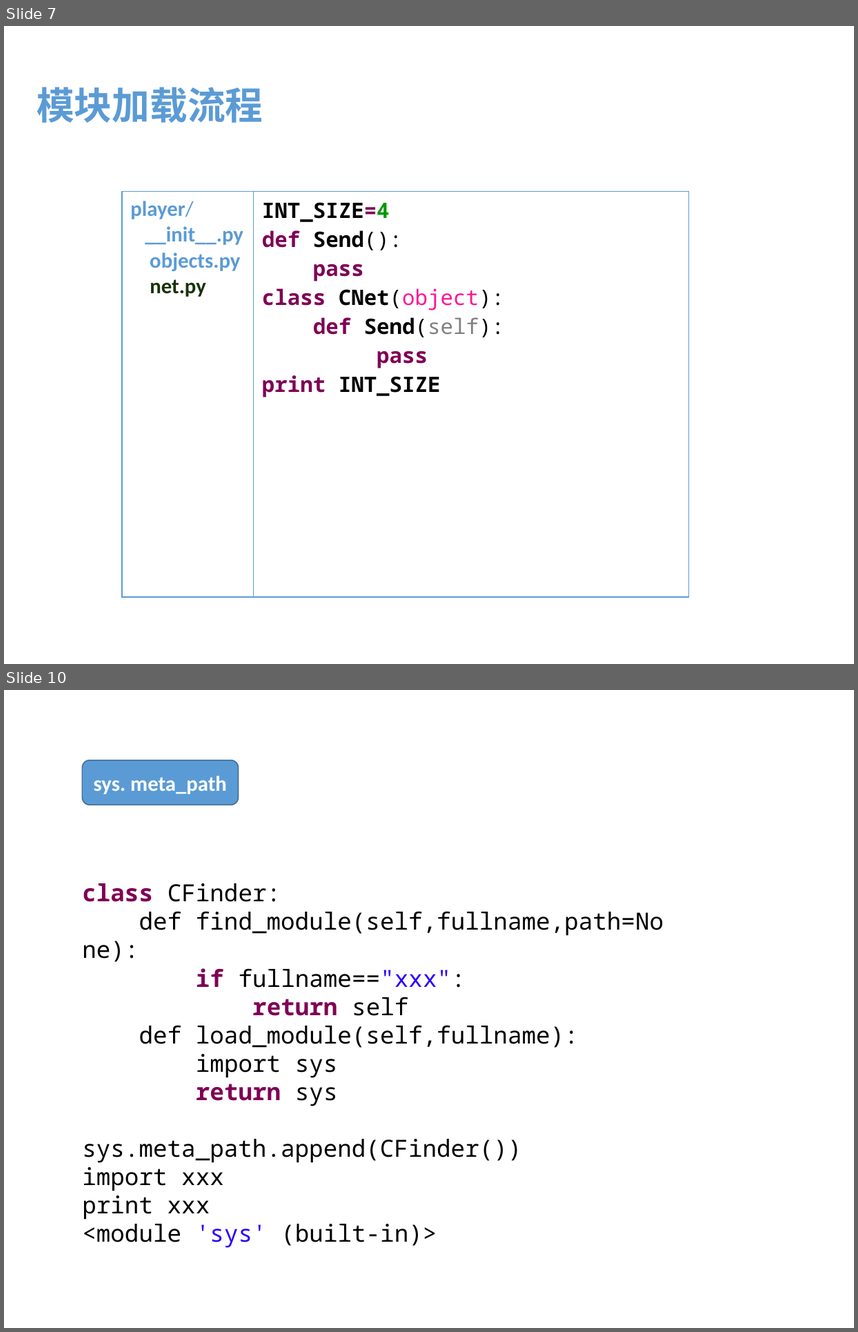
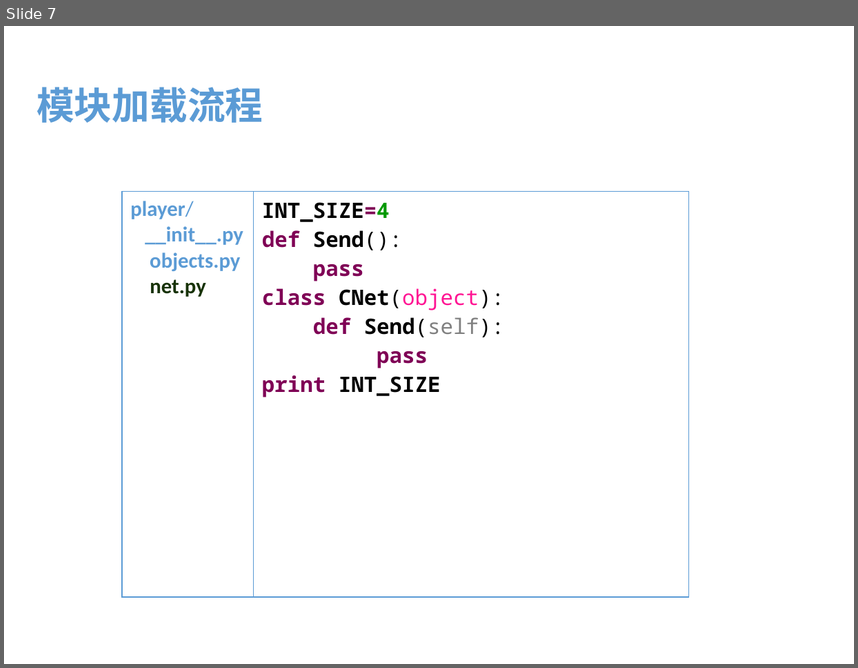
Before and after one commit to menfeng/studynote, a slide deck: python/source code/import/import.pptx. Shown one above the other, each under a label of ours: slides 7 and 10 before the commit, slide 7 after it; the slides between them are not shown. The pictures are 858x1332 and 858x668 pixels, drawn with LibreOffice and Linux fonts; fonts in the diff are those of the drawing. Boxes give left, top, right and bottom in pixels: in the first picture for what was removed or moved away, otherwise in the second. Text is boxed around its words. In the diff, an @@ line names an element or a change of style, - is before the commit and + after.

```diff
--- a/python/source code/import/import.pptx
+++ b/python/source code/import/import.pptx
@@ slide 10 removed at bbox=[4, 690, 854, 1328], background #FFFFFF @@
@@ rounded rectangle removed at bbox=[82, 760, 239, 805] @@
-sys. meta_path
@@ text removed at bbox=[82, 883, 664, 1248] @@
-class CFinder:
-def find_module(self,fullname,path=None):
-if fullname=="xxx":
-return self
-def load_module(self,fullname):
-import sys
-return sys
-sys.meta_path.append(CFinder())
-import xxx
-print xxx
-<module 'sys' (built-in)>
```
Also in this commit, not shown: 13 slides changed, 2 slides added, 1 other slide removed.
